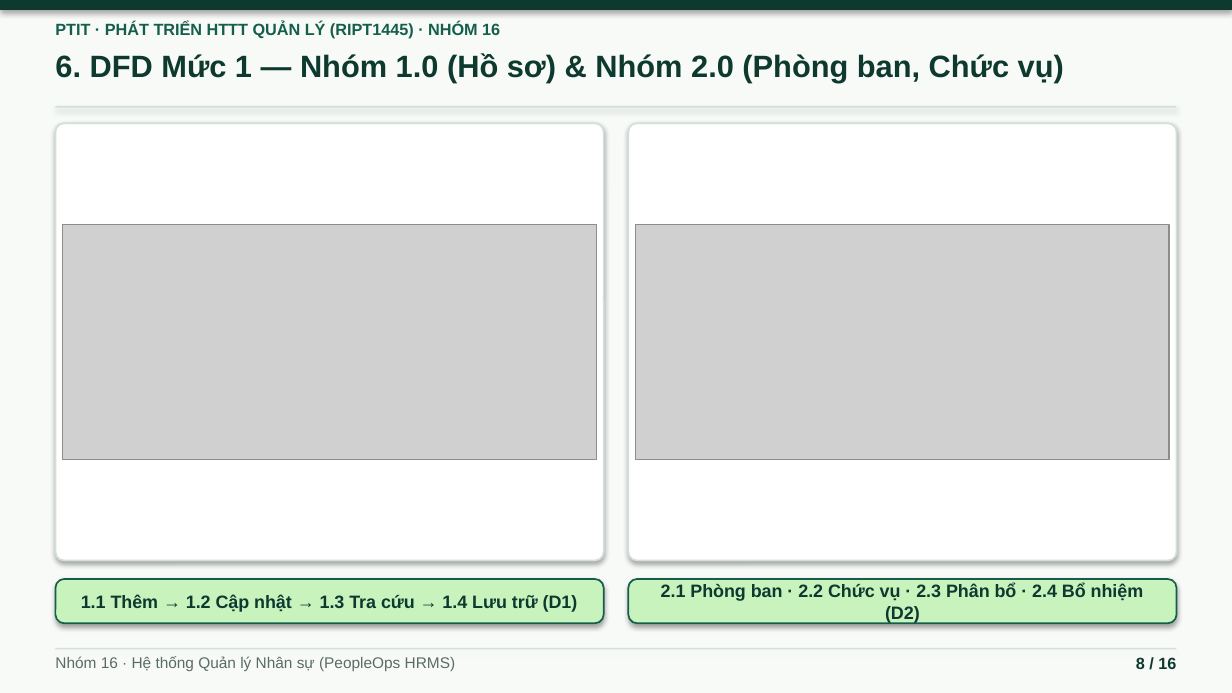
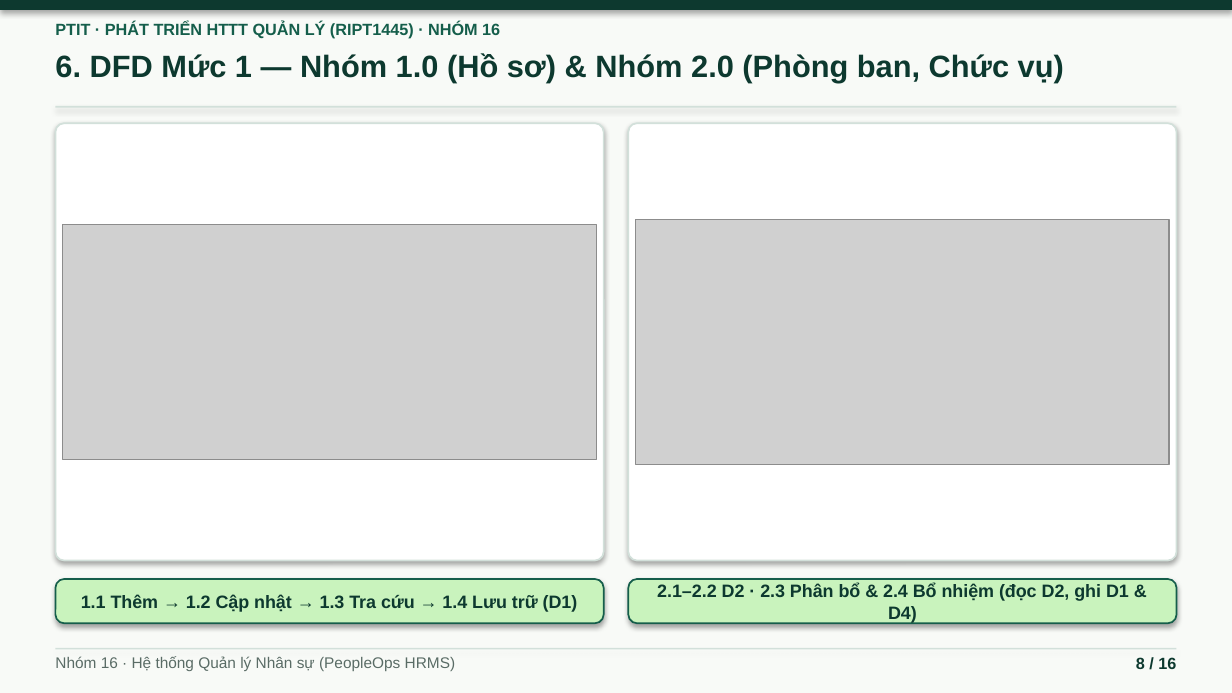
Before and after one commit to ninhduo263/human-resource-management-system, a slide deck: slide 8 of bao-cao/BAO_CAO_HTTTQL_Nhom16.pptx. Drawn at 1232x693 pixels with LibreOffice and Linux fonts; fonts in the diff are those of the drawing; grey boxes stand for pictures. Boxes give left, top, right and bottom in pixels: in the first picture for what was removed or moved away, otherwise in the second. Text is boxed around its words. In the diff, an @@ line names an element or a change of style, - is before the commit and + after.

Commit message:
docs: sync DFD 2.0 (D1, D2, D4) across drawio, docx (4.8), and pptx

```diff
--- a/bao-cao/BAO_CAO_HTTTQL_Nhom16.pptx
+++ b/bao-cao/BAO_CAO_HTTTQL_Nhom16.pptx
@@ picture: place and size @@
-picture at box(636, 224, 1169, 460)
+picture at box(636, 219, 1169, 464)
@@ text in rounded rectangle at box(657, 583, 1129, 623): text changed @@
-2.1 Phòng ban · 2.2 Chức vụ · 2.3 Phân bổ · 2.4 Bổ nhiệm (D2)
+2.1–2.2 D2 · 2.3 Phân bổ & 2.4 Bổ nhiệm (đọc D2, ghi D1 & D4)
```
Also in this commit, not shown: 3 other files.
